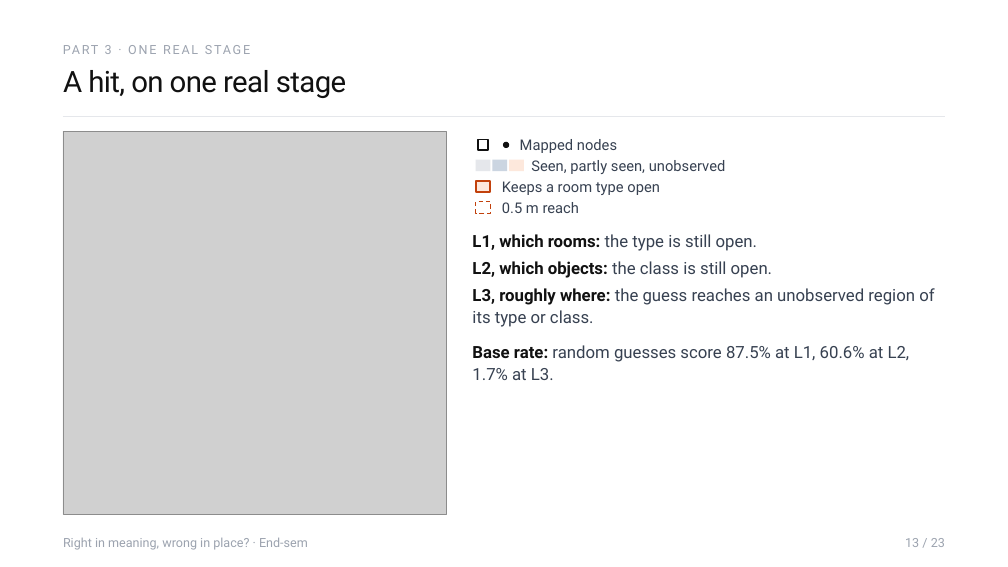
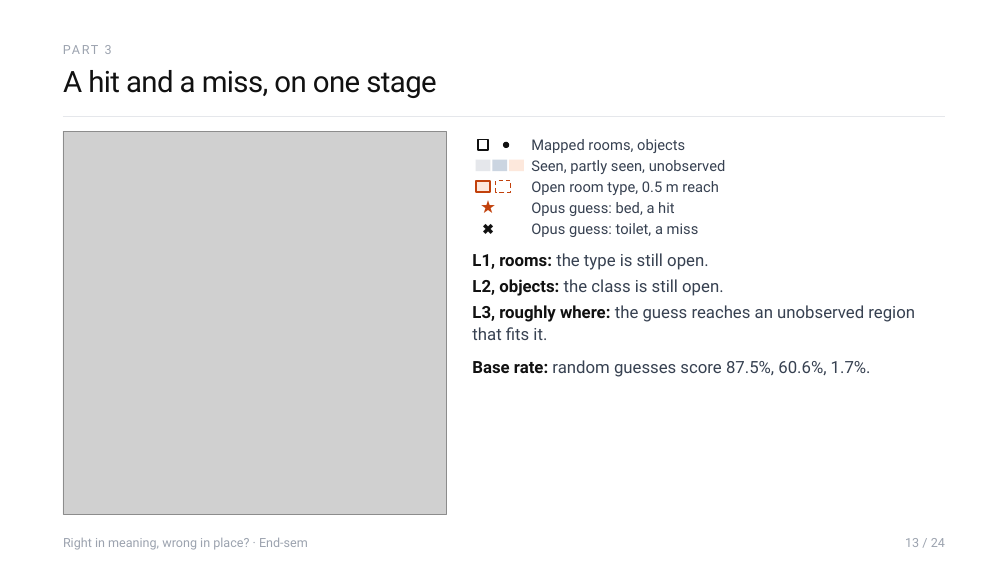
Before and after one commit to Sher110106/validity-aware-active-semantic-exploration, a slide deck: slide 13 of docs/endsem_2026-11/ASP_Endsem.pptx. Drawn at 1008x567 pixels with LibreOffice and Linux fonts; fonts in the diff are those of the drawing; grey boxes stand for pictures. Boxes give left, top, right and bottom in pixels: in the first picture for what was removed or moved away, otherwise in the second. Text is boxed around its words. In the diff, an @@ line names an element or a change of style, - is before the commit and + after.

```diff
--- a/docs/endsem_2026-11/ASP_Endsem.pptx
+++ b/docs/endsem_2026-11/ASP_Endsem.pptx
@@ text at box(63, 70, 436, 98): text changed @@
-A hit, on one real stage
+A hit and a miss, on one stage
@@ text at box(531, 139, 685, 153): text changed @@
-Mapped nodes
+Mapped rooms, objects
@@ text added at box(473, 196, 504, 219), 17 pt, text #C2410C @@
+★
@@ rectangle: place and size @@
-rectangle at box(476, 202, 490, 213)
+rectangle at box(496, 181, 510, 192)
@@ text removed at box(502, 181, 660, 195) @@
-Keeps a room type open
@@ text at box(531, 181, 718, 195): text changed @@
-0.5 m reach
+Open room type, 0.5 m reach
@@ text added at box(531, 202, 675, 216), 14 pt, text #374151 @@
+Opus guess: bed, a hit
@@ text added at box(473, 220, 504, 239), 14 pt, text #111111 @@
+✖
@@ text added at box(531, 223, 699, 237), 14 pt, text #374151 @@
+Opus guess: toilet, a miss
@@ text at box(472, 253, 708, 270): text changed @@
-L1, which rooms: the type is still open.
+L1, rooms: the type is still open.
@@ text at box(472, 279, 724, 296): text changed @@
-L2, which objects: the class is still open.
+L2, objects: the class is still open.
@@ text at box(472, 305, 915, 340): text changed @@
-L3, roughly where: the guess reaches an unobserved region of its type or class.
+L3, roughly where: the guess reaches an unobserved region that fits it.
@@ text at box(472, 360, 871, 377): text changed @@
-Base rate: random guesses score 87.5% at L1, 60.6% at L2, 1.7% at L3.
+Base rate: random guesses score 87.5%, 60.6%, 1.7%.
@@ text at box(905, 538, 945, 547): text changed @@
-13 / 23
+13 / 24
```
Also in this commit, not shown: 24 other slides changed, 2 slides added, 6 other files.
